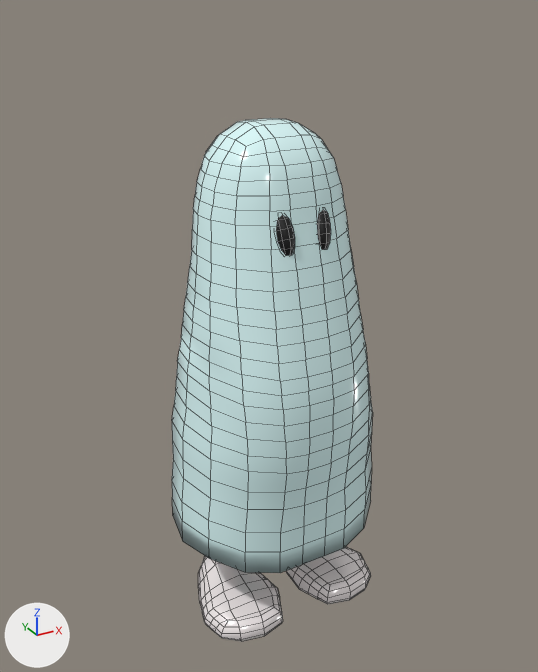
The Blender file Blender/CosmeticsYOM.blend as it was, and as the next commit left it.
Before and after are seen from a camera (50 mm lens) standing at (-1.77, -3.23, 3.21) and looking at (0.0, -0.02, 1.6). The axes (+X, +Y, +Z) are drawn at lower left. The lights are the same throughout. Mesh edges are drawn as thin lines.

In view in the first picture: 'CharacterMesh'.
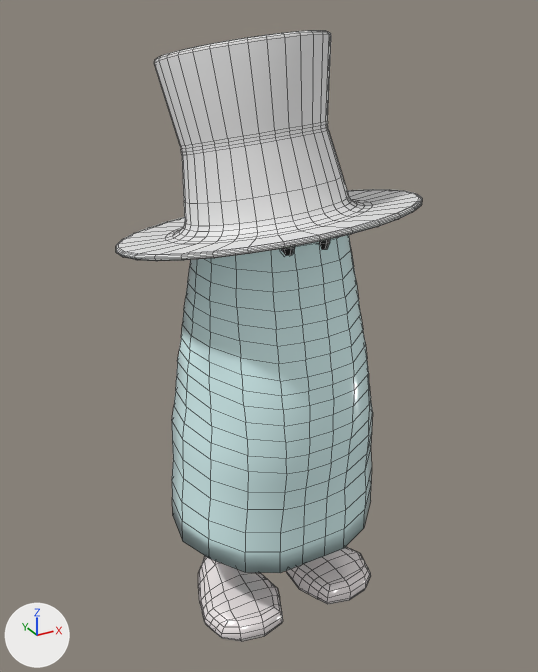
What differs and where, as boxes (x1, y1, x2, y2) in the pictures (538 x 672 px):
'Hat_Lingholn', added: after (116, 30, 422, 261)

The edits, one by one:
Object 'Hat_Lingholn' (ob_hat_lingholn) is new; it shows a copy of the mesh of ob_hat_lingholn.
Its location is (-0.029, 0.015, 2.507).
Its rotation in degrees is (-9.6, -4.5, 0.8).
Its scale is (0.426, 0.402, 0.271).
